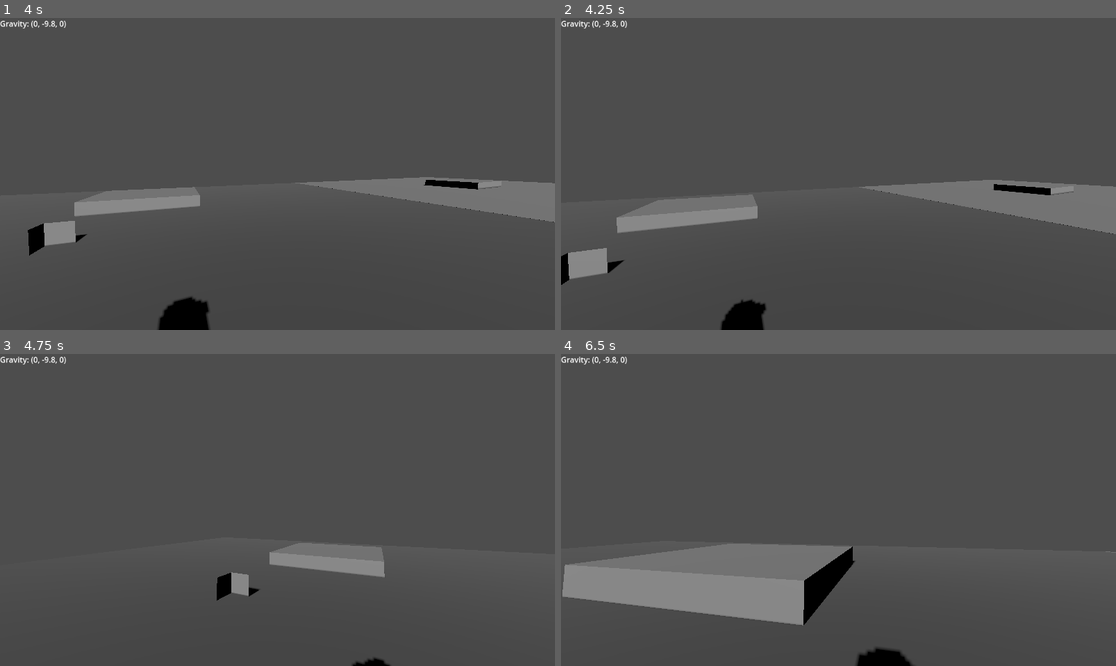
Above: before the commit, frames 1-4 (two rows, left to right).
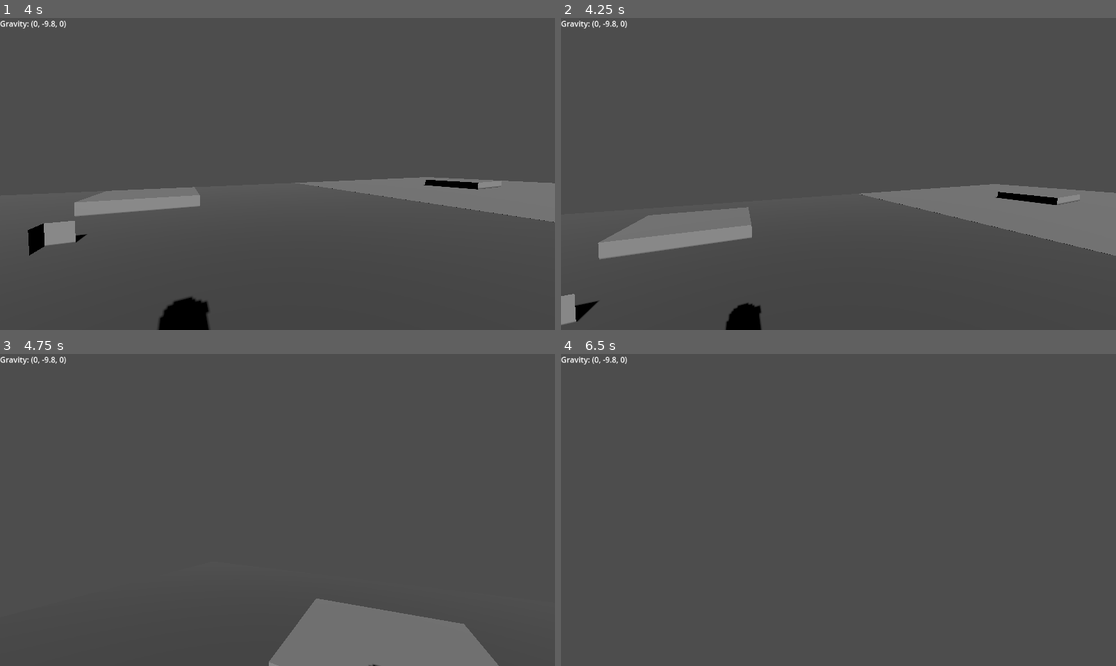
Above: after the commit, the same moments.

Repository: NW-Game-Development-Club/s-kpd
Game: Godot game, scene res://scenes/testLevel.tscn
Two runs of this game, one before a commit and one after it. Both use one fixed random seed, a clock stepped at 60 frames per second and the inputs below.
Inputs (mouse positions are in pixels of both pictures, inside the frame that each line leads up to):
- Up to frame 1 (4 s): tap Enter at 0.5 s; move the mouse to (305, 174) at 0.52 s; hold Shift (crouch) 0.53-1.28 s; hold W (move_forward) from 0.53 s (still down); tap Space (jump) at 0.77, 0.8, 1.07, 1.35, 1.52, 1.82, 2.3, 3.02, 3.32 s; move the mouse to (249, 174) at 1.27 s; tap Shift (crouch) at 1.55, 3.05 s; move the mouse to (288, 167) at 2.02 s; hold Shift (crouch) 2.03-2.78 s; move the mouse to (271, 180) at 2.77 s; tap Ctrl (sprint) at 2.85 s; move the mouse to (316, 177) at 3.52 s; hold Space (jump) from 3.53 s (still down); tap P at 3.6 s
- Up to frame 2 (4.25 s): keep holding W (move_forward); keep holding Space (jump); tap F (toggleDebugFlight, bound only after the commit) at 4.15 s
- Up to frame 3 (4.75 s): keep holding W (move_forward); move the mouse to (233, 506) at 4.27 s; release Space (jump) at 4.28 s; tap Shift (crouch) at 4.35 s; tap Space (jump) at 4.52 s
- Up to frame 4 (6.5 s): tap Space (jump) at 4.82, 6.02, 6.32 s; move the mouse to (844, 510) at 5.02 s; hold Space (jump) 5.03-5.78 s; move the mouse to (816, 503) at 5.77 s; release W (move_forward) at 5.78 s; hold D (move_right) from 5.78 s (still down); tap Shift (crouch) at 5.85 s

Frame 1 is identical in both runs. In frame 2, 7.5% of the frame differs, in the area x 0-100%, y 51-100%; in frame 3, 8.2%; in frame 4, 10%, in the area x 0-100%, y 60-100%.

Commit message:
Added a debug flight toggle to the character's movement. Press F to (de)activate

Diff:
--- a/LukesInProgressGameFiles/project.godot
+++ b/LukesInProgressGameFiles/project.godot
@@ -59,3 +59,8 @@
 , Object(InputEventJoypadButton,"resource_local_to_scene":false,"resource_name":"","device":-1,"button_index":8,"pressure":0.0,"pressed":false,"script":null)
 ]
 }
+toggleDebugFlight={
+"deadzone": 0.5,
+"events": [Object(InputEventKey,"resource_local_to_scene":false,"resource_name":"","device":-1,"window_id":0,"alt_pressed":false,"shift_pressed":false,"ctrl_pressed":false,"meta_pressed":false,"pressed":false,"keycode":0,"physical_keycode":70,"key_label":0,"unicode":102,"location":0,"echo":false,"script":null)
+]
+}
--- a/LukesInProgressGameFiles/scenes/randomLevelTest.tscn
+++ b/LukesInProgressGameFiles/scenes/randomLevelTest.tscn
@@ -26,6 +26,7 @@
 [node name="Character" parent="." instance=ExtResource("6_l25i0")]
 transform = Transform3D(1, 0, 0, 0, 1, 0, 0, 0, 1, -1.35795, 0, 3.46788)
 gravity_scale = 0.0
+isDebugMode = true
 
 [node name="OmniLight3D" type="OmniLight3D" parent="Character"]
 
--- a/LukesInProgressGameFiles/scripts/characterMovement.gd
+++ b/LukesInProgressGameFiles/scripts/characterMovement.gd
@@ -1,11 +1,14 @@
 extends RigidBody3D
-
+@export var isDebugMode:bool = false
 
 @export var speed: float = 2.5 # The speed the player moves
 @export var sprintMultiplier: float = 1.5 # The multiplier used while sprinting
 @export var jumpPower: float = 0.5
 
 @export var feet: Area3D; # The collison field that detects if we are standing on anything
+
+
+
 
 # Called when the node enters the scene tree for the first time.
 func _ready() -> void:
@@ -22,6 +25,10 @@
 
 @export var label: Label
 func _integrate_forces(state: PhysicsDirectBodyState3D) -> void:
+	if Input.is_action_just_pressed("toggleDebugFlight"):
+		isDebugMode = !isDebugMode
+		print("Debug flight "+ ("Activated!" if isDebugMode else "Deactivated!"))
+
 	var move_direction = Vector3.ZERO
 
 	# Handle movement inputs
@@ -49,29 +56,42 @@
 		# Rotate target velocity so that it is relative to the players look dir
 		target_velocity = target_velocity.rotated(Vector3(0,1,0), character_body.basis.get_euler().y)
 
-	# Use Ground movement if there is gravity and EVA movement if there is no gravity
-	if state.total_gravity.y != 0:
+	# Use Ground movement if there is gravity && not debug mode, and EVA movement if there is no gravity
+	if state.total_gravity.y != 0 && !isDebugMode:
 		# Apply ground movement unless we are off the ground
 		if getIsGrounded():
 			# Apply some dampening to make movement more snappy and limit speed
 			self.linear_damp = 2
 			state.apply_force(target_velocity)
 			if Input.is_action_pressed("jump"):
-				#state.apply_impulse(Vector3(0,1*jumpPower,0))
 				if linear_velocity.y < 7:
 					linear_velocity.y = 7
 				else:
+					# This is so that we can jump on upward moving platforms
 					linear_velocity.y += 7
 		else:
 			# Remove dampening if we are in the air so that we keep constant linear velocity in the air
 			self.linear_damp = 0
+
 	else:
-		# EVA WIP movement for when there is zero gravity
-		state.apply_force(target_velocity * 0.2)
-		if Input.is_action_pressed("jump"):
-			state.apply_force(Vector3.UP * speed)
-		if Input.is_action_pressed("crouch"):
-			state.apply_force(Vector3.DOWN * speed)
+		if !isDebugMode:
+			if self.linear_damp != 0:
+				self.linear_damp = 0
+			# EVA WIP movement for when there is zero gravity
+			state.apply_force(target_velocity * 0.2)
+			if Input.is_action_pressed("jump"):
+				state.apply_force(Vector3.UP * speed)
+			if Input.is_action_pressed("crouch"):
+				state.apply_force(Vector3.DOWN * speed)
+		else:
+			if self.linear_damp != 1:
+				self.linear_damp = 1
+			state.linear_velocity = target_velocity * 0.8
+			if Input.is_action_pressed("jump"):
+				state.linear_velocity.y =  speed * 10 * 0.8
+			if Input.is_action_pressed("crouch"):
+				state.linear_velocity.y = -speed * 10 * 0.8
+
 	#label.text = "Speed: "+str(round_to_dec(state.linear_velocity.length(), 2))
 	#label.text = "Speed: "+str(Vector3(round_to_dec(state.linear_velocity.x,2),round_to_dec(state.linear_velocity.y,2),round_to_dec(state.linear_velocity.z,2)))
 	label.text = "Gravity: "+str(state.total_gravity)
